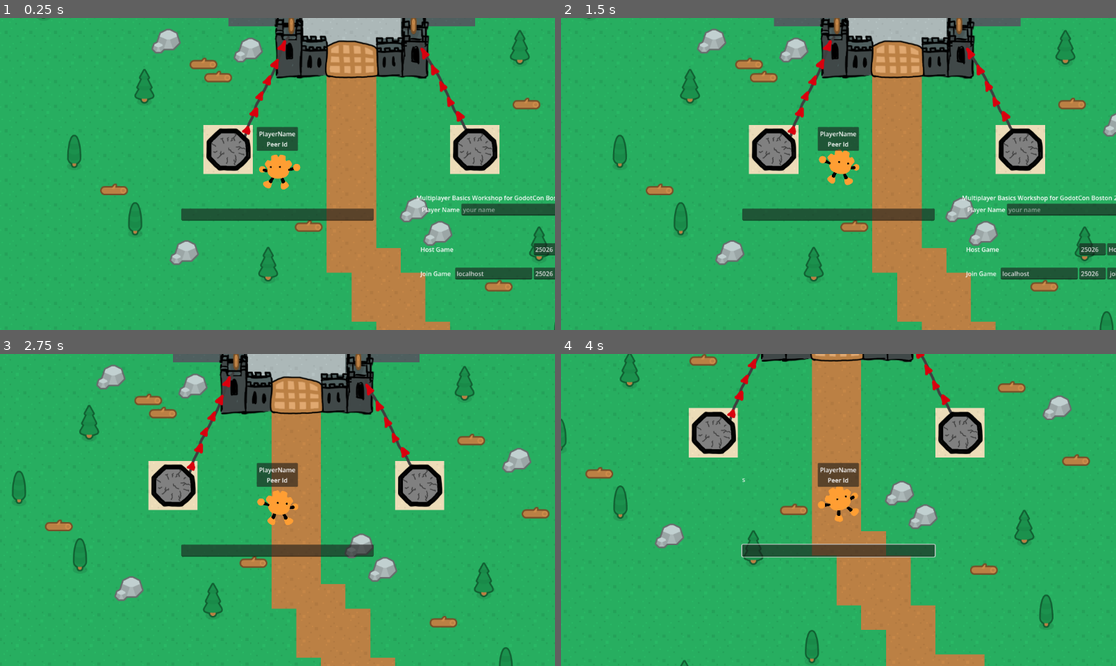
Above: before the commit, frames 1-4 (two rows, left to right).
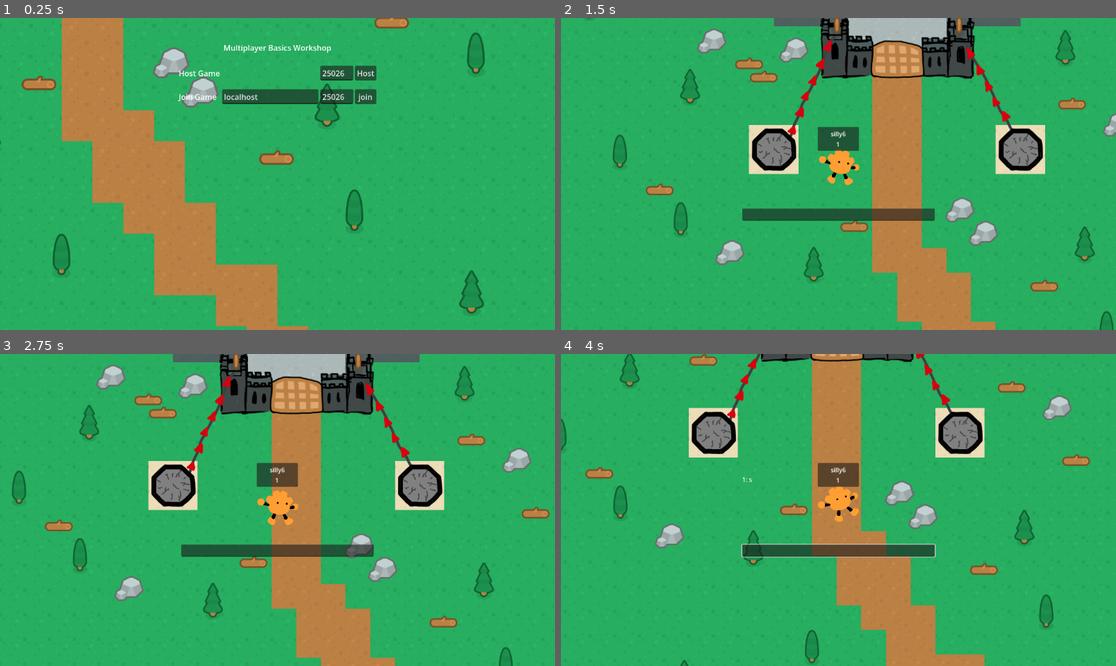
Above: after the commit, the same moments.

Repository: 0xA1n50ph/godot-projects
Game: Godot game, scene res://components/game_tree.tscn
Two runs of this game, one before a commit and one after it. Both use one fixed random seed, a clock stepped at 60 frames per second and the inputs below.
Inputs (mouse positions are in pixels of both pictures, inside the frame that each line leads up to):
- Up to frame 1 (0.25 s): no input
- Up to frame 2 (1.5 s): click (927, 74) at 0.5 s, where only the run after the commit has a clickable "Host"; tap Enter (enter) at 1.25, 1.35 s; hold D (move_right) from 1.28 s (still down)
- Up to frame 3 (2.75 s): release D (move_right) at 2 s; click (516, 609) at 2 s, where only the run before the commit has a clickable "join"
- Up to frame 4 (4 s): tap T (start_chat) at 2.75, 3.6 s; hold S (move_down) 2.78-3.53 s; tap Enter (enter) at 2.85, 3.8 s; hold D (move_right) from 3.53 s (still down)

The runs differ from the first frame. In frame 1, 42% of the frame differs, in the area x 0-100%, y 0-100%; in frame 2, 2.4%; in frame 3, 0.1%; in frame 4, 0.1%.

Commit message:
feat: added multiplayer Enet connection, multiplayer synchronization and chat synchronization through RPC function

Diff:
--- /dev/null
+++ b/multiplayer-basics-workshop/components/enet_server.gd
@@ -0,0 +1,13 @@
+class_name EnetServer
+extends Node
+
+signal spawn_player_for_host
+
+func start_server(port: int, maxPlayers: int = 16) -> void:
+	var network := ENetMultiplayerPeer.new()
+	network.create_server(port, maxPlayers)
+	multiplayer.multiplayer_peer = network
+
+	spawn_player_for_host.emit()
+	print("Hosting server on: ", port)
+	return
--- /dev/null
+++ b/multiplayer-basics-workshop/components/game_tree.gd
@@ -0,0 +1,19 @@
+class_name GameTree
+extends Node
+
+@onready var gui_manager := $GuiMgr
+@onready var enet_server := $Server/EnetServer
+@onready var server_connector := $Server/ServerConnector
+@onready var player_manager := $PlayersMgr
+
+# Called when the node enters the scene tree for the first time.
+func _ready() -> void:
+	gui_manager.gui_host_game.connect(enet_server.start_server)
+	gui_manager.gui_join_game.connect(server_connector.connect_to_server)
+	enet_server.spawn_player_for_host.connect(player_manager.spawn_player_for_host)
+	pass # Replace with function body.
+
+
+# Called every frame. 'delta' is the elapsed time since the previous frame.
+func _process(delta: float) -> void:
+	pass
--- a/multiplayer-basics-workshop/components/game_tree.tscn
+++ b/multiplayer-basics-workshop/components/game_tree.tscn
@@ -1,21 +1,36 @@
-[gd_scene load_steps=5 format=3 uid="uid://xhma3wlrqehr"]
+[gd_scene format=3 uid="uid://xhma3wlrqehr"]
 
 [ext_resource type="PackedScene" uid="uid://bbt71rqh7m6g5" path="res://levels/castle_level.tscn" id="1_q3u5y"]
-[ext_resource type="PackedScene" uid="uid://01tmnbmsfsnf" path="res://entities/player.tscn" id="2_ooffa"]
+[ext_resource type="Script" uid="uid://0dnrhcwx2qa8" path="res://components/game_tree.gd" id="1_qu4p1"]
+[ext_resource type="Script" uid="uid://d3phi0uuy42bq" path="res://components/players_manager.gd" id="3_ar0u2"]
 [ext_resource type="Script" uid="uid://bxmh3qxko2oq8" path="res://ui/gui_mgr.gd" id="3_t4jwi"]
 [ext_resource type="PackedScene" uid="uid://cnc7h6xdn8j2b" path="res://ui/start_connect_menu.tscn" id="4_d04qd"]
+[ext_resource type="Script" uid="uid://fibs6om25pm7" path="res://components/enet_server.gd" id="5_d04qd"]
+[ext_resource type="Script" uid="uid://bgwpq2ns5lpk5" path="res://components/server_connector.gd" id="7_ar0u2"]
 
-[node name="GameTree" type="Node"]
+[node name="GameTree" type="Node" unique_id=1521350916]
+script = ExtResource("1_qu4p1")
 
-[node name="Level" type="Node" parent="."]
+[node name="Level" type="Node" parent="." unique_id=532671158]
 
-[node name="CastleLevel" parent="Level" instance=ExtResource("1_q3u5y")]
+[node name="CastleLevel" parent="Level" unique_id=1347527035 instance=ExtResource("1_q3u5y")]
 
-[node name="PlayersMgr" type="Node" parent="."]
+[node name="PlayersMgr" type="Node" parent="." unique_id=1750201162]
+script = ExtResource("3_ar0u2")
 
-[node name="Player" parent="PlayersMgr" instance=ExtResource("2_ooffa")]
-
-[node name="GuiMgr" type="Node" parent="."]
+[node name="GuiMgr" type="Node" parent="." unique_id=626691732]
 script = ExtResource("3_t4jwi")
 
-[node name="StartConnectMenu" parent="GuiMgr" instance=ExtResource("4_d04qd")]
+[node name="StartConnectMenu" parent="GuiMgr" unique_id=224445385 instance=ExtResource("4_d04qd")]
+
+[node name="Server" type="Node" parent="." unique_id=468369087]
+
+[node name="EnetServer" type="Node" parent="Server" unique_id=1277902920]
+script = ExtResource("5_d04qd")
+
+[node name="ServerConnector" type="Node" parent="Server" unique_id=1568828370]
+script = ExtResource("7_ar0u2")
+
+[node name="MultiplayerSpawner" type="MultiplayerSpawner" parent="." unique_id=630860032]
+_spawnable_scenes = PackedStringArray("uid://dmtsdycev6jll")
+spawn_path = NodePath("../PlayersMgr")
--- /dev/null
+++ b/multiplayer-basics-workshop/components/multiplayer_client.gd
@@ -0,0 +1,17 @@
+class_name MultiplayerClient
+extends Node
+
+
+# Called when the node enters the scene tree for the first time.
+func _ready() -> void:
+	pass # Replace with function body.
+
+
+# Called every frame. 'delta' is the elapsed time since the previous frame.
+func _process(delta: float) -> void:
+	pass
+
+func _enter_tree() -> void:
+	var peer_id := str(name).to_int()
+	print("PEER ID => ", peer_id)
+	set_multiplayer_authority(peer_id)
--- /dev/null
+++ b/multiplayer-basics-workshop/components/multiplayer_client.tscn
@@ -0,0 +1,9 @@
+[gd_scene format=3 uid="uid://dmtsdycev6jll"]
+
+[ext_resource type="Script" uid="uid://dy44tydn6pla6" path="res://components/multiplayer_client.gd" id="1_i6cvf"]
+[ext_resource type="PackedScene" uid="uid://01tmnbmsfsnf" path="res://entities/player.tscn" id="2_jei0f"]
+
+[node name="MultiplayerClient" type="Node" unique_id=1605373739]
+script = ExtResource("1_i6cvf")
+
+[node name="Player" parent="." unique_id=933673563 instance=ExtResource("2_jei0f")]
--- /dev/null
+++ b/multiplayer-basics-workshop/components/players_manager.gd
@@ -0,0 +1,27 @@
+class_name PlayerManager
+extends Node
+
+const PLAYER = preload("res://entities/player.tscn")
+const MULTIPLAYER_CLIENT = preload("res://components/multiplayer_client.tscn")
+# Called when the node enters the scene tree for the first time.
+func _ready() -> void:
+	multiplayer.peer_connected.connect(on_peer_connected)
+
+	pass # Replace with function body.
+
+
+# Called every frame. 'delta' is the elapsed time since the previous frame.
+func _process(delta: float) -> void:
+	pass
+
+func on_peer_connected(peer_id: int) -> void:
+	var player = MULTIPLAYER_CLIENT.instantiate()
+	player.name = str(peer_id)
+	print("Player : ", player.name, " connected!")
+	add_child(player)
+	# player.add_child(MULTIPLAYER_CLIENT.instantiate())
+	return
+
+func spawn_player_for_host() -> void:
+	on_peer_connected(1)
+	return
--- a/multiplayer-basics-workshop/components/server_chat_rpc.gd
+++ b/multiplayer-basics-workshop/components/server_chat_rpc.gd
@@ -8,7 +8,10 @@
 
 ## Call this function on the peer's computer to
 ## make them receive your message
+@rpc("any_peer", "reliable", "call_local")
 func receive_message(msg: String):
+	var player = str(multiplayer.get_remote_sender_id())
+	msg = player + ": " + msg
 	msg_received.emit(msg)
 	pass
 
--- /dev/null
+++ b/multiplayer-basics-workshop/components/server_connector.gd
@@ -0,0 +1,15 @@
+class_name ServerConnector
+extends Node
+
+func connect_to_server(host_ip: String, port: int) -> void:
+  var network := ENetMultiplayerPeer.new()
+  network.create_client(host_ip, port)
+  multiplayer.multiplayer_peer = network
+
+  multiplayer.connected_to_server.connect(on_connected_to_server)
+  print("Connecting to ", host_ip, ":", port)
+  return
+
+func on_connected_to_server() -> void:
+  print("Connected to server!")
+  return
--- a/multiplayer-basics-workshop/entities/castle_door.tscn
+++ b/multiplayer-basics-workshop/entities/castle_door.tscn
@@ -67,20 +67,29 @@
 &"open_door": SubResource("Animation_2htw3")
 }
 
-[node name="CastleDoor" type="Node2D"]
+[sub_resource type="SceneReplicationConfig" id="SceneReplicationConfig_2htw3"]
+properties/0/path = NodePath("StaticBody2D:position")
+properties/0/spawn = true
+properties/0/replication_mode = 2
+properties/1/path = NodePath("StaticBody2D:rotation")
+properties/1/spawn = true
+properties/1/replication_mode = 2
+
+[node name="CastleDoor" type="Node2D" unique_id=947629374]
 script = ExtResource("1_wy2ja")
 
-[node name="StaticBody2D" type="StaticBody2D" parent="."]
+[node name="StaticBody2D" type="StaticBody2D" parent="." unique_id=1396857293]
 
-[node name="CollisionShape2D" type="CollisionShape2D" parent="StaticBody2D"]
+[node name="CollisionShape2D" type="CollisionShape2D" parent="StaticBody2D" unique_id=1705970432]
 shape = SubResource("RectangleShape2D_0plpm")
 
-[node name="Sprite2D" type="Sprite2D" parent="StaticBody2D"]
+[node name="Sprite2D" type="Sprite2D" parent="StaticBody2D" unique_id=515919306]
 position = Vector2(0, -14)
 scale = Vector2(1.24, 1.24)
 texture = ExtResource("2_2htw3")
 
-[node name="AnimationPlayer" type="AnimationPlayer" parent="."]
-libraries = {
-&"": SubResource("AnimationLibrary_yolcc")
-}
+[node name="AnimationPlayer" type="AnimationPlayer" parent="." unique_id=517086711]
+libraries/ = SubResource("AnimationLibrary_yolcc")
+
+[node name="MultiplayerSynchronizer" type="MultiplayerSynchronizer" parent="." unique_id=1038579714]
+replication_config = SubResource("SceneReplicationConfig_2htw3")
--- a/multiplayer-basics-workshop/entities/player.tscn
+++ b/multiplayer-basics-workshop/entities/player.tscn
@@ -1,8 +1,13 @@
-[gd_scene load_steps=9 format=3 uid="uid://01tmnbmsfsnf"]
+[gd_scene format=3 uid="uid://01tmnbmsfsnf"]
 
 [ext_resource type="Texture2D" uid="uid://ddf0nv4i304v7" path="res://assets/godotcon_assets/godoot_sprite.png" id="1_b0kkn"]
 [ext_resource type="Script" uid="uid://laaa2vdnnx3f" path="res://entities/player_controller.gd" id="2_b0kkn"]
 [ext_resource type="PackedScene" uid="uid://bd32y81wfxa4l" path="res://ui/chat_ui.tscn" id="3_e4p34"]
+
+[sub_resource type="SceneReplicationConfig" id="SceneReplicationConfig_e4p34"]
+properties/0/path = NodePath(".:position")
+properties/0/spawn = true
+properties/0/replication_mode = 2
 
 [sub_resource type="CircleShape2D" id="CircleShape2D_wwbr7"]
 radius = 29.0
@@ -99,54 +104,55 @@
 &"walking": SubResource("Animation_rfe5m")
 }
 
-[node name="Player" type="CharacterBody2D"]
+[node name="Player" type="CharacterBody2D" unique_id=56494954]
 collision_layer = 2
 
-[node name="PlayerSprite" type="Sprite2D" parent="."]
+[node name="MultiplayerSynchronizer" type="MultiplayerSynchronizer" parent="." unique_id=544426270]
+replication_config = SubResource("SceneReplicationConfig_e4p34")
+
+[node name="PlayerSprite" type="Sprite2D" parent="." unique_id=1734833368]
 modulate = Color(1, 0.619608, 0.2, 1)
 position = Vector2(3, -6)
 scale = Vector2(0.25, 0.25)
 texture = ExtResource("1_b0kkn")
 
-[node name="CollisionShape2D" type="CollisionShape2D" parent="."]
+[node name="CollisionShape2D" type="CollisionShape2D" parent="." unique_id=2100968036]
 position = Vector2(-1, 9)
 shape = SubResource("CircleShape2D_wwbr7")
 
-[node name="PlayerController" type="Node" parent="."]
+[node name="PlayerController" type="Node" parent="." unique_id=1366456319]
 script = ExtResource("2_b0kkn")
 
-[node name="Camera2D" type="Camera2D" parent="."]
+[node name="Camera2D" type="Camera2D" parent="." unique_id=1051627862]
 zoom = Vector2(0.8, 0.8)
 
-[node name="ChatUi" parent="Camera2D" instance=ExtResource("3_e4p34")]
+[node name="ChatUi" parent="Camera2D" unique_id=651037050 instance=ExtResource("3_e4p34")]
 
-[node name="AnimationPlayer" type="AnimationPlayer" parent="."]
-libraries = {
-&"": SubResource("AnimationLibrary_rfe5m")
-}
+[node name="AnimationPlayer" type="AnimationPlayer" parent="." unique_id=1180496005]
+libraries/ = SubResource("AnimationLibrary_rfe5m")
 
-[node name="PanelContainer" type="PanelContainer" parent="."]
+[node name="PanelContainer" type="PanelContainer" parent="." unique_id=1440591330]
 offset_left = -54.0
 offset_top = -122.0
 offset_right = 53.0
 offset_bottom = -60.0
 
-[node name="MarginContainer" type="MarginContainer" parent="PanelContainer"]
+[node name="MarginContainer" type="MarginContainer" parent="PanelContainer" unique_id=1565446577]
 layout_mode = 2
 theme_override_constants/margin_left = 6
 theme_override_constants/margin_top = 6
 theme_override_constants/margin_right = 6
 theme_override_constants/margin_bottom = 6
 
-[node name="VBoxContainer" type="VBoxContainer" parent="PanelContainer/MarginContainer"]
+[node name="VBoxContainer" type="VBoxContainer" parent="PanelContainer/MarginContainer" unique_id=2052969232]
 layout_mode = 2
 
-[node name="PlayerNameLabel" type="Label" parent="PanelContainer/MarginContainer/VBoxContainer"]
+[node name="PlayerNameLabel" type="Label" parent="PanelContainer/MarginContainer/VBoxContainer" unique_id=1610177686]
 layout_mode = 2
 text = "PlayerName"
 horizontal_alignment = 1
 
-[node name="PeerIdLabel" type="Label" parent="PanelContainer/MarginContainer/VBoxContainer"]
+[node name="PeerIdLabel" type="Label" parent="PanelContainer/MarginContainer/VBoxContainer" unique_id=913900595]
 layout_mode = 2
 text = "Peer Id"
 horizontal_alignment = 1
--- a/multiplayer-basics-workshop/entities/player_controller.gd
+++ b/multiplayer-basics-workshop/entities/player_controller.gd
@@ -9,6 +9,7 @@
 @onready var peer_id_label: Label = $"../PanelContainer/MarginContainer/VBoxContainer/PeerIdLabel"
 @onready var player_sprite: Sprite2D = $"../PlayerSprite"
 @onready var chat_ui: ChatUI = $"../Camera2D/ChatUi"
+@onready var camera2D := $"../Camera2D"
 
 
 ## Speed of the player in pixels per second
@@ -17,13 +18,21 @@
 
 
 func _ready():
+	if not is_multiplayer_authority():
+		camera2D.queue_free()
+
+	player_name_label.text = ClientGlobals.client_name
 	if chat_ui != null:
 		chat_ui.start_chat.connect(func(): can_move = false)
 		chat_ui.stop_chat.connect(func(): can_move = true)
 	pass
 
+func _process(delta: float) -> void:
+	peer_id_label.text = str(get_multiplayer_authority())
+	return
 
 func _physics_process(_delta: float):
+	if not is_multiplayer_authority(): return
 	if not can_move: return
 	var direction: Vector2 = Input.get_vector("move_left", "move_right", "move_up",
 		"move_down").normalized()
--- a/multiplayer-basics-workshop/entities/stand_on_button.tscn
+++ b/multiplayer-basics-workshop/entities/stand_on_button.tscn
@@ -44,24 +44,30 @@
 [sub_resource type="CircleShape2D" id="CircleShape2D_ng5be"]
 radius = 48.0416
 
-[node name="StandOnButton" type="Node2D"]
+[sub_resource type="SceneReplicationConfig" id="SceneReplicationConfig_d62mg"]
+properties/0/path = NodePath("AnimationPlayer:current_animation")
+properties/0/spawn = true
+properties/0/replication_mode = 2
+
+[node name="StandOnButton" type="Node2D" unique_id=715110580]
 script = ExtResource("1_d62mg")
 
-[node name="BehindSprite" type="Sprite2D" parent="."]
+[node name="BehindSprite" type="Sprite2D" parent="." unique_id=245711815]
 scale = Vector2(0.9, 0.9)
 texture = ExtResource("2_d62mg")
 
-[node name="Sprite2D" type="Sprite2D" parent="."]
+[node name="Sprite2D" type="Sprite2D" parent="." unique_id=942407434]
 scale = Vector2(0.8, 0.8)
 texture = ExtResource("2_d62mg")
 
-[node name="AnimationPlayer" type="AnimationPlayer" parent="."]
-libraries = {
-&"": SubResource("AnimationLibrary_d62mg")
-}
+[node name="AnimationPlayer" type="AnimationPlayer" parent="." unique_id=487970578]
+libraries/ = SubResource("AnimationLibrary_d62mg")
 
-[node name="DetectStanderArea" type="Area2D" parent="."]
+[node name="DetectStanderArea" type="Area2D" parent="." unique_id=897484648]
 collision_mask = 2
 
-[node name="CollisionShape2D" type="CollisionShape2D" parent="DetectStanderArea"]
+[node name="CollisionShape2D" type="CollisionShape2D" parent="DetectStanderArea" unique_id=669142580]
 shape = SubResource("CircleShape2D_ng5be")
+
+[node name="MultiplayerSynchronizer" type="MultiplayerSynchronizer" parent="." unique_id=987440974]
+replication_config = SubResource("SceneReplicationConfig_d62mg")
--- a/multiplayer-basics-workshop/entities/torch.tscn
+++ b/multiplayer-basics-workshop/entities/torch.tscn
@@ -41,21 +41,30 @@
 &"torch_burning": SubResource("Animation_kyii1")
 }
 
-[node name="Torch" type="Node2D"]
+[sub_resource type="SceneReplicationConfig" id="SceneReplicationConfig_kyii1"]
+properties/0/path = NodePath("AnimationPlayer:current_animation")
+properties/0/spawn = true
+properties/0/replication_mode = 2
+properties/1/path = NodePath("FlameSprite:visible")
+properties/1/spawn = true
+properties/1/replication_mode = 2
+
+[node name="Torch" type="Node2D" unique_id=66263769]
 script = ExtResource("1_kyii1")
 
-[node name="TorchSprite" type="Sprite2D" parent="."]
+[node name="TorchSprite" type="Sprite2D" parent="." unique_id=786134989]
 position = Vector2(0, -83)
 scale = Vector2(1, 2.005)
 texture = ExtResource("2_kyii1")
 
-[node name="FlameSprite" type="Sprite2D" parent="."]
+[node name="FlameSprite" type="Sprite2D" parent="." unique_id=939019727]
 visible = false
 position = Vector2(0, -63)
 texture = ExtResource("3_ostqq")
 
-[node name="AnimationPlayer" type="AnimationPlayer" parent="."]
-libraries = {
-&"": SubResource("AnimationLibrary_4irgs")
-}
-autoplay = "torch_burning"
+[node name="AnimationPlayer" type="AnimationPlayer" parent="." unique_id=276843696]
+libraries/ = SubResource("AnimationLibrary_4irgs")
+autoplay = &"torch_burning"
+
+[node name="MultiplayerSynchronizer" type="MultiplayerSynchronizer" parent="." unique_id=395566193]
+replication_config = SubResource("SceneReplicationConfig_kyii1")
--- a/multiplayer-basics-workshop/project.godot
+++ b/multiplayer-basics-workshop/project.godot
@@ -19,7 +19,6 @@
 config/tags=PackedStringArray("multiplayer")
 run/main_scene="uid://xhma3wlrqehr"
 config/features=PackedStringArray("4.6", "Forward Plus")
-config/icon="uid://cqrwinevedcil"
 
 [autoload]
 
--- a/multiplayer-basics-workshop/ui/chat_ui.gd
+++ b/multiplayer-basics-workshop/ui/chat_ui.gd
@@ -39,7 +39,8 @@
 		return
 
 	var msg: String = typing_msg_line_edit.text
-	receive_message(msg)
+	# receive_message(msg)
+	ServerChatRpc.receive_message.rpc(msg)
 
 	typing_msg_line_edit.clear()
 
--- a/multiplayer-basics-workshop/ui/start_connect_menu.tscn
+++ b/multiplayer-basics-workshop/ui/start_connect_menu.tscn
@@ -1,8 +1,8 @@
-[gd_scene load_steps=2 format=3 uid="uid://cnc7h6xdn8j2b"]
+[gd_scene format=3 uid="uid://cnc7h6xdn8j2b"]
 
 [ext_resource type="Script" uid="uid://belcho33sfd5r" path="res://ui/start_connect_menu.gd" id="1_3om0k"]
 
-[node name="StartConnectMenu" type="Control"]
+[node name="StartConnectMenu" type="Control" unique_id=1431045725]
 layout_mode = 3
 anchors_preset = 15
 anchor_right = 1.0
@@ -11,7 +11,7 @@
 grow_vertical = 2
 script = ExtResource("1_3om0k")
 
-[node name="MarginContainer" type="MarginContainer" parent="."]
+[node name="MarginContainer" type="MarginContainer" parent="." unique_id=898035261]
 layout_mode = 1
 anchors_preset = 15
 anchor_right = 1.0
@@ -23,72 +23,73 @@
 theme_override_constants/margin_right = 50
 theme_override_constants/margin_bottom = 50
 
-[node name="VBoxContainer" type="VBoxContainer" parent="MarginContainer"]
+[node name="VBoxContainer" type="VBoxContainer" parent="MarginContainer" unique_id=122065406]
 layout_mode = 2
 
-[node name="Label" type="Label" parent="MarginContainer/VBoxContainer"]
+[node name="Label" type="Label" parent="MarginContainer/VBoxContainer" unique_id=278004597]
 layout_mode = 2
-text = "Multiplayer Basics Workshop for GodotCon Boston 2025"
+text = "Multiplayer Basics Workshop"
 horizontal_alignment = 1
 
-[node name="HBoxContainer2" type="HBoxContainer" parent="MarginContainer/VBoxContainer"]
+[node name="HBoxContainer2" type="HBoxContainer" parent="MarginContainer/VBoxContainer" unique_id=161063769]
+visible = false
 layout_mode = 2
 alignment = 1
 
-[node name="Label" type="Label" parent="MarginContainer/VBoxContainer/HBoxContainer2"]
+[node name="Label" type="Label" parent="MarginContainer/VBoxContainer/HBoxContainer2" unique_id=1811819811]
 layout_mode = 2
 text = "Player Name"
 
-[node name="PlayerNameEdit" type="LineEdit" parent="MarginContainer/VBoxContainer/HBoxContainer2"]
+[node name="PlayerNameEdit" type="LineEdit" parent="MarginContainer/VBoxContainer/HBoxContainer2" unique_id=135411104]
 custom_minimum_size = Vector2(300, 0)
 layout_mode = 2
 placeholder_text = "your name"
 
-[node name="VSeparator" type="VSeparator" parent="MarginContainer/VBoxContainer"]
+[node name="VSeparator" type="VSeparator" parent="MarginContainer/VBoxContainer" unique_id=1532661948]
 modulate = Color(1, 1, 1, 0)
-custom_minimum_size = Vector2(0, 64)
+custom_minimum_size = Vector2(0, 18)
 layout_mode = 2
 
-[node name="HBoxContainer" type="HBoxContainer" parent="MarginContainer/VBoxContainer"]
+[node name="HBoxContainer" type="HBoxContainer" parent="MarginContainer/VBoxContainer" unique_id=1384086548]
 layout_mode = 2
 alignment = 1
 
-[node name="GridContainer" type="GridContainer" parent="MarginContainer/VBoxContainer/HBoxContainer"]
+[node name="GridContainer" type="GridContainer" parent="MarginContainer/VBoxContainer/HBoxContainer" unique_id=1503898802]
 layout_mode = 2
-theme_override_constants/v_separation = 32
+theme_override_constants/v_separation = 18
 columns = 4
 
-[node name="Label" type="Label" parent="MarginContainer/VBoxContainer/HBoxContainer/GridContainer"]
+[node name="Label" type="Label" parent="MarginContainer/VBoxContainer/HBoxContainer/GridContainer" unique_id=1022707510]
 layout_mode = 2
 text = "Host Game"
 
-[node name="seperator" type="Label" parent="MarginContainer/VBoxContainer/HBoxContainer/GridContainer"]
+[node name="seperator" type="Label" parent="MarginContainer/VBoxContainer/HBoxContainer/GridContainer" unique_id=400264334]
 layout_mode = 2
 
-[node name="HostPort" type="LineEdit" parent="MarginContainer/VBoxContainer/HBoxContainer/GridContainer"]
+[node name="HostPort" type="LineEdit" parent="MarginContainer/VBoxContainer/HBoxContainer/GridContainer" unique_id=1752119112]
 layout_mode = 2
 text = "25026"
 placeholder_text = "PORT"
 
-[node name="HostButton" type="Button" parent="MarginContainer/VBoxContainer/HBoxContainer/GridContainer"]
+[node name="HostButton" type="Button" parent="MarginContainer/VBoxContainer/HBoxContainer/GridContainer" unique_id=546967391]
 layout_mode = 2
 text = "Host"
 
-[node name="Label2" type="Label" parent="MarginContainer/VBoxContainer/HBoxContainer/GridContainer"]
+[node name="Label2" type="Label" parent="MarginContainer/VBoxContainer/HBoxContainer/GridContainer" unique_id=1321241762]
 layout_mode = 2
 text = "Join Game"
 
-[node name="JoinIp" type="LineEdit" parent="MarginContainer/VBoxContainer/HBoxContainer/GridContainer"]
+[node name="JoinIp" type="LineEdit" parent="MarginContainer/VBoxContainer/HBoxContainer/GridContainer" unique_id=2108548645]
 custom_minimum_size = Vector2(200, 0)
 layout_mode = 2
 text = "localhost"
 placeholder_text = "ip"
 
-[node name="JoinPort" type="LineEdit" parent="MarginContainer/VBoxContainer/HBoxContainer/GridContainer"]
+[node name="JoinPort" type="LineEdit" parent="MarginContainer/VBoxContainer/HBoxContainer/GridContainer" unique_id=1286930648]
 layout_mode = 2
 text = "25026"
 placeholder_text = "PORT"
 
-[node name="JoinButton" type="Button" parent="MarginContainer/VBoxContainer/HBoxContainer/GridContainer"]
+[node name="JoinButton" type="Button" parent="MarginContainer/VBoxContainer/HBoxContainer/GridContainer" unique_id=1106063877]
 layout_mode = 2
 text = "join"
Not shown, added: multiplayer-basics-workshop/components/enet_server.gd.uid
Not shown, added: multiplayer-basics-workshop/components/game_tree.gd.uid
Not shown, added: multiplayer-basics-workshop/components/multiplayer_client.gd.uid
Not shown, added: multiplayer-basics-workshop/components/players_manager.gd.uid
Not shown, added: multiplayer-basics-workshop/components/server_connector.gd.uid
Not shown: 1 places in multiplayer-basics-workshop/entities/castle_door.tscn that only renumber resources
Not shown: 1 places in multiplayer-basics-workshop/entities/stand_on_button.tscn that only renumber resources
Not shown: 1 places in multiplayer-basics-workshop/entities/torch.tscn that only renumber resources
